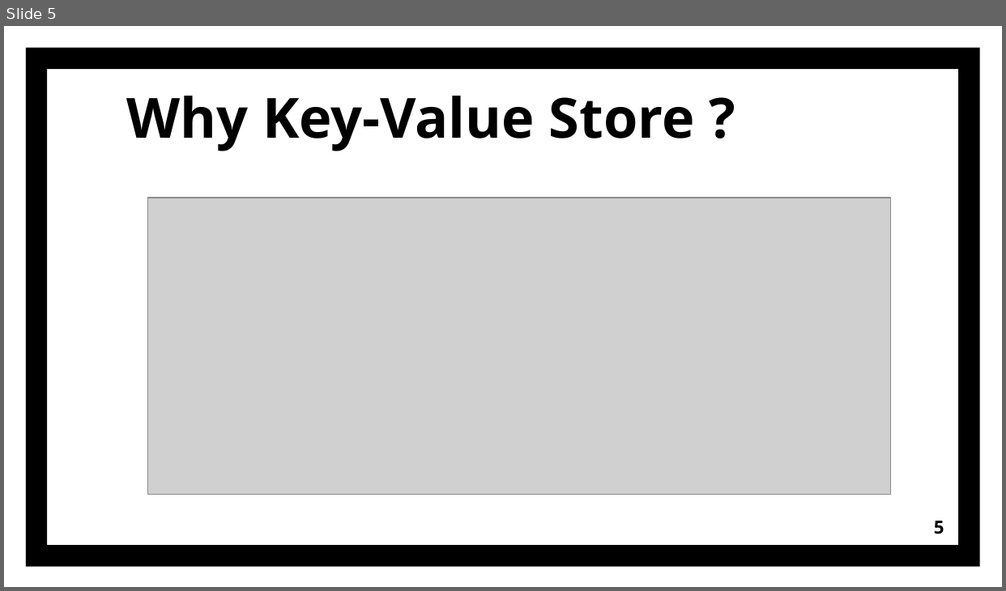
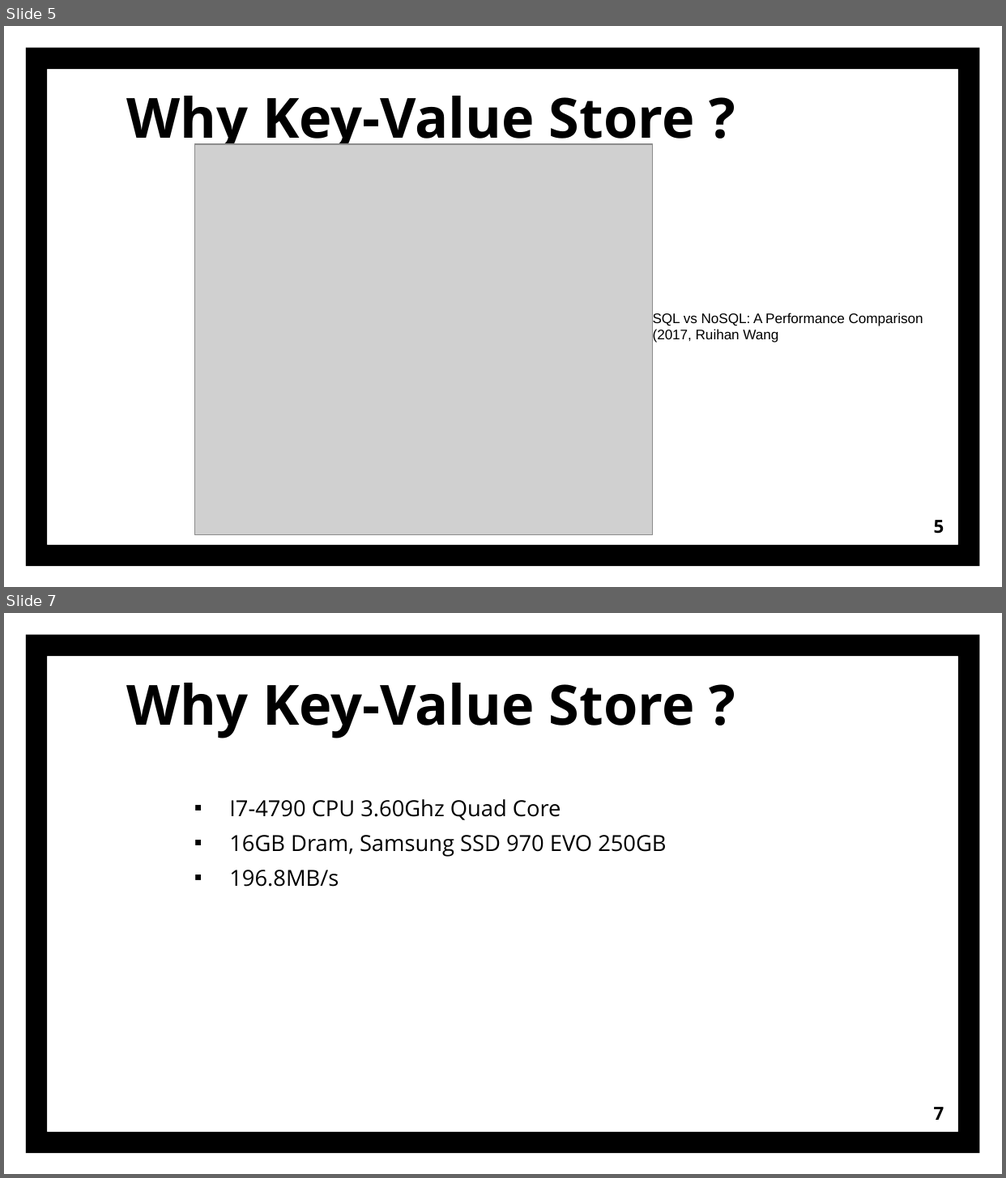
Before and after one commit to sg20180546/Presentation, a slide deck: Introduction_of_KV.pptx. Shown one above the other, each under a label of ours: slide 5 before the commit, slides 5 and 7 after it; the slides between them are not shown. The pictures are 1006x591 and 1006x1178 pixels, drawn with LibreOffice and Linux fonts; fonts in the diff are those of the drawing; grey boxes stand for pictures. Boxes give left, top, right and bottom in pixels: in the first picture for what was removed or moved away, otherwise in the second. Text is boxed around its words. In the diff, an @@ line names an element or a change of style, - is before the commit and + after.

```diff
--- a/Introduction_of_KV.pptx
+++ b/Introduction_of_KV.pptx
@@ slide 7 added at <box>4,613,1002,1174</box>, background #FFFFFF; not listed: 1 template element that a slide beside it also shows @@
@@ text added at <box>127,683,695,739</box>, 40 pt, text #000000, bold @@
+Why Key-Value Store ?
@@ text added at <box>229,799,666,887</box>, 16 pt, text #000000 @@
+▪ I7-4790 CPU 3.60Ghz Quad Core
+▪ 16GB Dram, Samsung SSD 970 EVO 250GB
+▪ 196.8MB/s
@@ page number added at <box>934,1107,944,1120</box>, 13 pt, text #000000, bold @@
+7
@@ slide 5 changed as well @@
@@ picture: place and size @@
-picture at <box>147,198,891,495</box>
+picture at <box>194,145,653,535</box>
@@ text added at <box>653,313,923,343</box>, 10 pt, text #000000 @@
+SQL vs NoSQL: A Performance Comparison (2017, Ruihan Wang
```
Also in this commit, not shown: 15 other slides changed, 8 other slides added.
